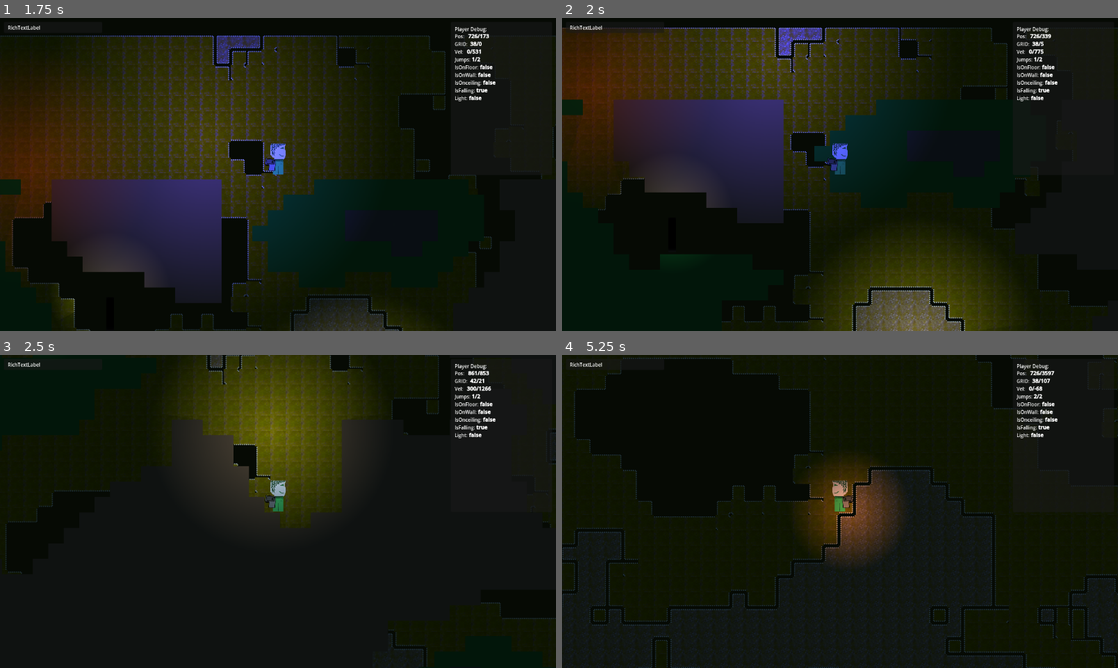
Above: before the commit, frames 1-4 (two rows, left to right).
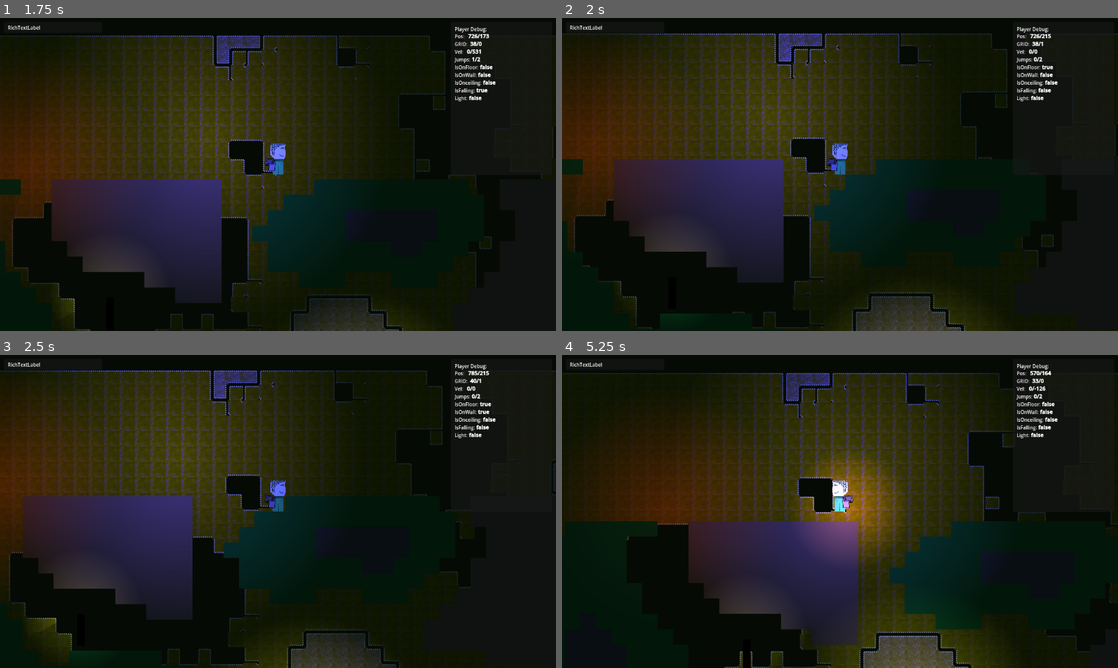
Above: after the commit, the same moments.

Repository: revooms/galant
Game: Godot game, scene res://scenes/main.tscn
Two runs of this game, one before a commit and one after it. Both use one fixed random seed, a clock stepped at 60 frames per second and the inputs below.
Inputs (mouse positions are in pixels of both pictures, inside the frame that each line leads up to):
- Up to frame 1 (1.75 s): tap Enter (ui_accept) at 0.5 s; move the mouse to (400, 158) at 0.52 s; hold D (right) 0.53-1.25 s; tap Ctrl (crouch) at 0.6 s; click (400, 158) at 0.67 s; tap Space (jump) at 0.77 s; drag from (166, 190) to (250, 237) at 1.27 s
- Up to frame 2 (2 s): no input
- Up to frame 3 (2.5 s): move the mouse to (333, 442) at 2.02 s; hold D (right) from 2.03 s (still down); tap Shift (sprint) at 2.1 s
- Up to frame 4 (5.25 s): release D (right) at 2.75 s; drag from (812, 574) to (673, 464) at 2.77 s; move the mouse to (1006, 558) at 3.52 s; hold A (left) 3.53-4.25 s; tap Tab at 3.6 s; tap Space (jump) at 3.77 s; drag from (673, 464) to (756, 433) at 4.27 s; move the mouse to (867, 511) at 5.02 s; hold S (down) from 5.03 s (still down); hold Right mouse button (secondary_action) from 5.03 s (still down); click (867, 511) at 5.17 s

Frame 1 is identical in both runs. In frame 2, 35% of the frame differs, in the area x 0-100%, y 3-100%; in frame 3, 39%; in frame 4, 41%, in the area x 0-100%, y 0-100%.

Commit message:
Update project

Diff:
--- a/project.godot
+++ b/project.godot
@@ -22,6 +22,7 @@
 GalantDebugger="*res://addons/revooms.GalantDebugger/autoload/GalantDebugger.gd"
 GalantEventHub="*res://addons/revooms.GalantEventHub/autoload/GalantEventHub.gd"
 GalantUI="*res://addons/revooms.GalantUI/autoload/GalantUI.gd"
+GalantObjectsManager="*res://addons/revooms.GalantObjectsManager/autoload/GalantObjectsManager.gd"
 
 [display]
 
@@ -29,7 +30,7 @@
 
 [editor_plugins]
 
-enabled=PackedStringArray("res://addons/gaea/plugin.cfg", "r …(182 unchanged characters)… lugin.cfg", "res://addons/revooms.GalantUI/plugin.cfg")
+enabled=PackedStringArray("res://addons/gaea/plugin.cfg", "r …(182 unchanged characters)… lugin.cfg", "res://addons/revooms.GalantObjectsManager/plugin.cfg", "res://addons/revooms.GalantUI/plugin.cfg")
 
 [global_group]
 
@@ -90,6 +91,11 @@
 ]
 }
 
+[layer_names]
+
+2d_physics/layer_1="WorldCollision"
+2d_physics/layer_2="PlayerCollision"
+
 [rendering]
 
 environment/defaults/default_clear_color=Color(0.0226557, 0.0408971, 0.0151884, 1)
--- a/ui/themes/debug_theme.tres
+++ b/ui/themes/debug_theme.tres
@@ -1,6 +1,6 @@
 [gd_resource type="Theme" format=3 uid="uid://cg1gg2gvibn53"]
 
 [resource]
-default_font_size = 10
+default_font_size = 12
 RichTextLabel/font_sizes/bold_font_size = 11
 RichTextLabel/font_sizes/normal_font_size = 10
--- a/world/data/world_tile_set.tres
+++ b/world/data/world_tile_set.tres
@@ -371,7 +371,7 @@
 [resource]
 tile_size = Vector2i(32, 32)
 occlusion_layer_0/light_mask = 1
-physics_layer_0/collision_layer = 1
+physics_layer_0/collision_layer = 3
 sources/3 = SubResource("TileSetAtlasSource_sn5gb")
 sources/4 = SubResource("TileSetAtlasSource_ky0mi")
 sources/5 = SubResource("TileSetAtlasSource_7ldi0")
